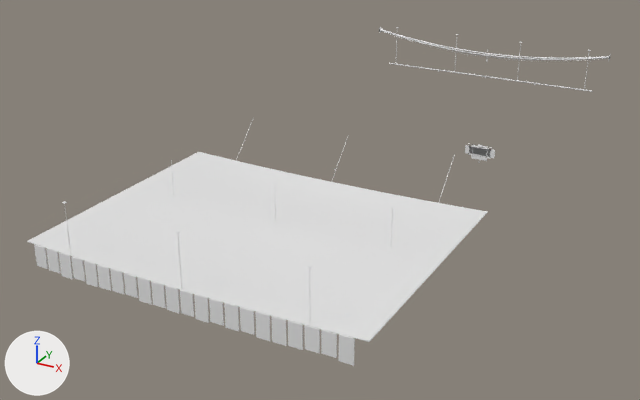
Two versions of the glTF model assets/eclipse/kit/pasaje_overhead.glb, one commit apart.
Rendered twice from a 50 mm camera at (10.8, -33.3, 12.6) aimed at (-1.5, -11.0, 1.5). Lighting does not change. The marker at lower left points along +X, +Y and +Z. The older version comes first. Vertices at exactly the same position are counted once.

In view in the first picture: 'cable_bundle', 'canopy' and 5 more.
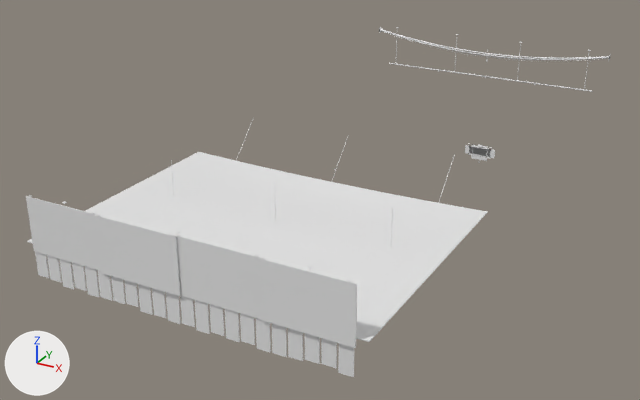
Location of each change, (x1, y1, x2, y2) in pixels of the pictures (640 x 400 px; the box of a moved part takes in the faces that stretch with it):
'canopy', reshaped
    before: (27, 120, 488, 366)
    after: (27, 120, 488, 377)
'canopy_back', added
    after: (26, 195, 357, 348)
    faces in mat_cloth_blue (white #e7e7e7): (26, 196, 357, 348)
    faces in mat_cloth_patch (white #e7e7e7): (94, 215, 181, 296)
part 1 of me_canopy, moved or reshaped
    before: (255, 312, 287, 346)
    after: (256, 318, 287, 357)
part 2 of me_canopy, moved or reshaped
    before: (59, 253, 73, 279)
    after: (59, 259, 74, 290)
part 3 of me_canopy, moved or reshaped
    before: (194, 294, 209, 323)
    after: (195, 300, 210, 334)
part 4 of me_canopy, moved or reshaped
    before: (339, 335, 355, 366)
    after: (338, 343, 354, 377)
part 5 of me_canopy, moved or reshaped
    before: (137, 278, 180, 314)
    after: (138, 284, 181, 324)
part 6 of me_canopy, moved or reshaped
    before: (224, 303, 303, 350)
    after: (225, 309, 303, 361)
part 7 of me_canopy, moved or reshaped
    before: (84, 261, 98, 287)
    after: (85, 267, 100, 297)
part 8 of me_canopy, moved or reshaped
    before: (97, 265, 255, 335)
    after: (98, 270, 255, 345)
part 9 of me_canopy, moved or reshaped
    before: (34, 245, 125, 294)
    after: (35, 252, 126, 304)
part 10 of me_canopy, moved or reshaped
    before: (304, 325, 337, 358)
    after: (305, 333, 337, 368)
part 11 of me_canopy, moved or reshaped
    before: (124, 274, 138, 298)
    after: (124, 280, 139, 307)

The change, as a list of edits to the scene's bpy script:
```text
Change me_canopy:
    used by ob_canopy; location = (0.0, 0.0, 0.0)
    remove me_canopy.from_pydata(...)  # 1018 vertices, 1808 faces; spans x -4.55..4.55, y -19.97..-11.99, z 2.47..4.46
    add me_canopy.from_pydata(...)  # 1018 vertices, 1808 faces; spans x -4.55..4.55, y -19.97..-11.99, z 2.19..4.46
    me_canopy part 1: all 8 vertices in x 1.94..2.67, y -19.97..-19.95, z 2.48..2.49 are moved by (0.0, 0.0, -0.28)
    me_canopy part 2: all 4 vertices in x -3.52..-3.18, y -19.97..-19.95, z 2.51 are moved by (0.0, 0.0, -0.28)
    me_canopy part 3: all 4 vertices in x 0.38..0.72, y -19.97..-19.95, z 2.47 are moved by (0.0, 0.0, -0.28)
    me_canopy part 4: all 4 vertices in x 3.89..4.23, y -19.97..-19.95, z 2.52 are moved by (0.0, 0.0, -0.28)
    me_canopy part 5: 8 of the vertices in x -1.18..-0.06, y -19.97..-19.95, z 2.48..2.49 are moved by (0.0, 0.0, -0.27)
    me_canopy part 6: 8 of the vertices in x 1.16..3.06, y -19.97..-19.95, z 2.49..2.52 are moved by (0.0, 0.0, -0.27)
    me_canopy part 7: 4 of the vertices in x -2.74..-2.4, y -19.97..-19.95, z 2.5 are moved by (0.0, 0.0, -0.27)
    me_canopy part 8: all 20 vertices in x -2.35..1.89, y -19.97..-19.95, z 2.5..2.52 are moved by (0.0, 0.0, -0.26)
    me_canopy part 9: all 16 vertices in x -4.3..-1.62, y -19.97..-19.95, z 2.53..2.58 are moved by (0.0, 0.0, -0.25)
    me_canopy part 10: all 8 vertices in x 3.11..3.84, y -19.97..-19.95, z 2.56..2.58 are moved by (0.0, 0.0, -0.25)
    me_canopy part 11: all 4 vertices in x -1.57..-1.23, y -19.97..-19.95, z 2.55 are moved by (0.0, 0.0, -0.24)
Add me_canopy_back:
    me_canopy_back.from_pydata(...)  # 160 vertices, 240 faces; spans x -4.3..4.3, y -20.06..-19.98, z 2.98..4.46
    # faces by material slot: [36, 96, 96, 12]
    me_canopy_back.materials.append(mat_cloth_blue)  # white #e7e7e7
    me_canopy_back.materials.append(mat_burlap)  # white #e7e7e7
    me_canopy_back.materials.append(mat_iron)  # white #e7e7e7
    me_canopy_back.materials.append(mat_cloth_patch)  # white #e7e7e7
Add ob_canopy_back:
    ob_canopy_back = bpy.data.objects.new('canopy_back', me_canopy_back)
    ob_canopy_back.location = (0.0, 0.0, 0.0)
```
